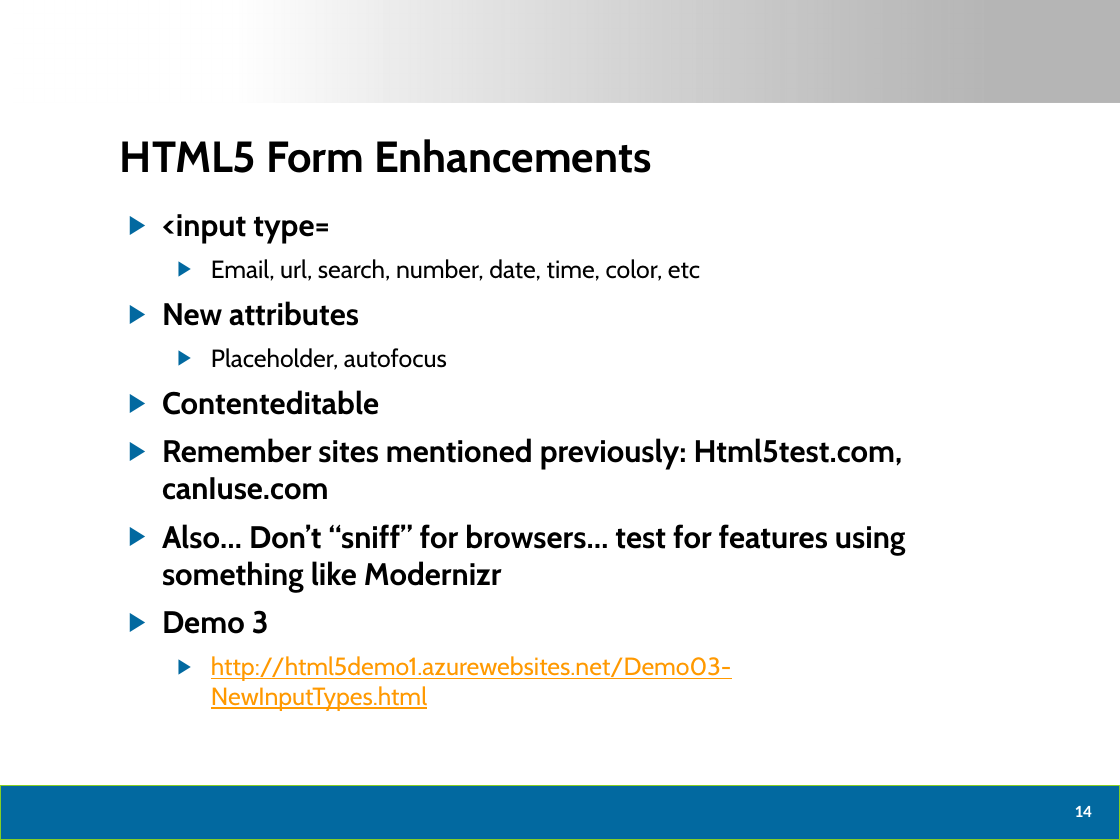
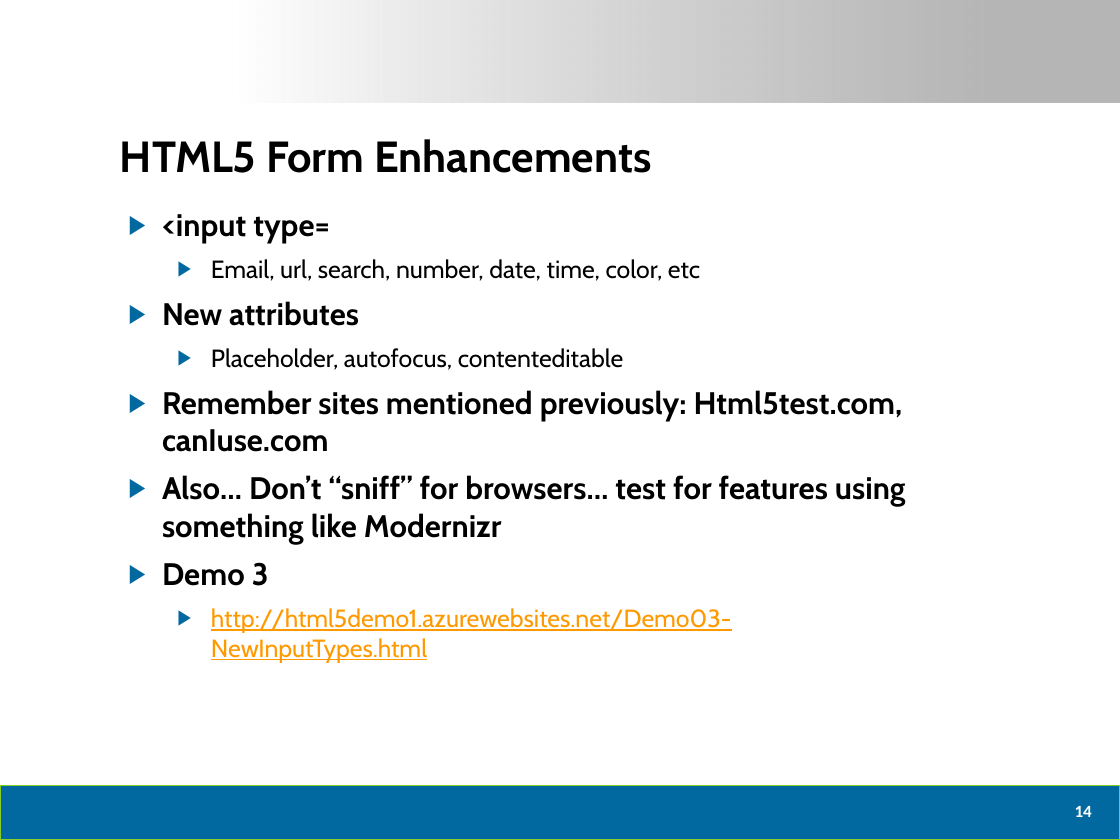
Before and after one commit to dtomyn/HTML5Demo1, a slide deck: slide 15 of Docs/2012 - Live360 Event Review (NEWER).pptx. Drawn at 1120x840 pixels with LibreOffice and Linux fonts; fonts in the diff are those of the drawing; background and template pictures are left out. Boxes give left, top, right and bottom in pixels: in the first picture for what was removed or moved away, otherwise in the second. Text is boxed around its words. In the diff, an @@ line names an element or a change of style, - is before the commit and + after.

```diff
--- a/Docs/2012 - Live360 Event Review (NEWER).pptx
+++ b/Docs/2012 - Live360 Event Review (NEWER).pptx
@@ text at <box>211,348,624,370</box>: text changed @@
-  ▶ Placeholder, autofocus
-▶ Contenteditable
+  ▶ Placeholder, autofocus, contenteditable
```
Also in this commit, not shown: 2 other slides changed, 1 other file.
